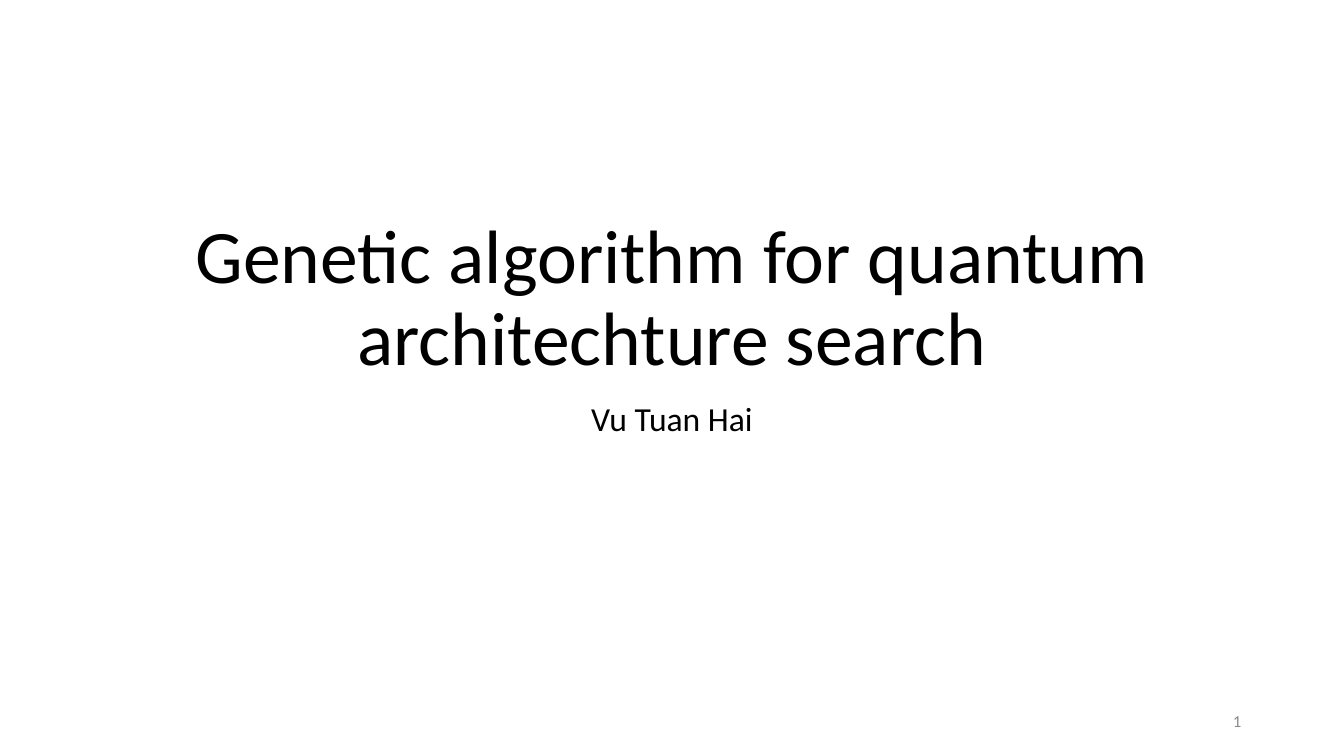
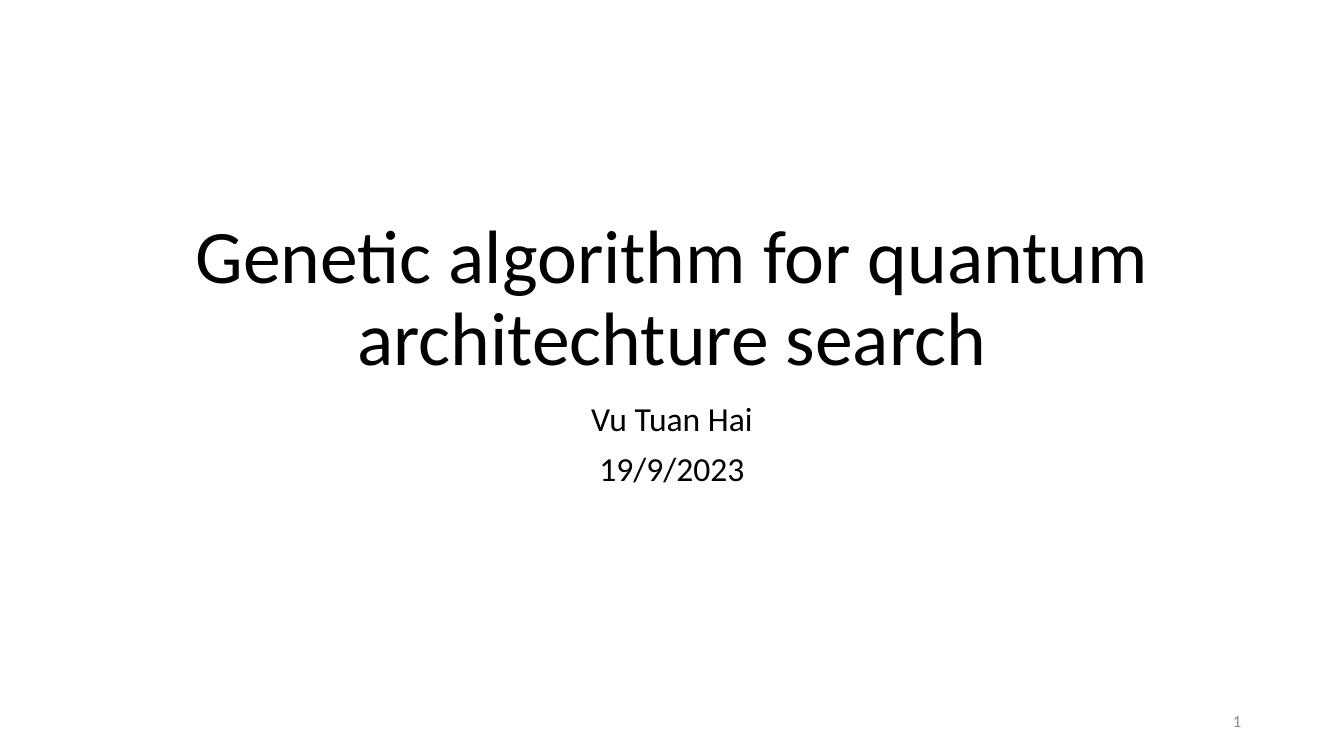
Before and after one commit to vutuanhai237/ResearchMaterials, a slide deck: slide 1 of Quantum computing/Genetic algorithm - based quantum architecture search/genetic algorithm.pptx. Drawn at 1344x756 pixels with LibreOffice and Linux fonts; fonts in the diff are those of the drawing. Boxes give left, top, right and bottom in pixels: in the first picture for what was removed or moved away, otherwise in the second. Text is boxed around its words. In the diff, an @@ line names an element or a change of style, - is before the commit and + after.

```diff
--- a/Quantum computing/Genetic algorithm - based quantum architecture search/genetic algorithm.pptx
+++ b/Quantum computing/Genetic algorithm - based quantum architecture search/genetic algorithm.pptx
@@ subtitle at (599,457,744,483): paragraph added @@
+19/9/2023
```
Also in this commit, not shown: 4 other slides changed, 3 slides added.
